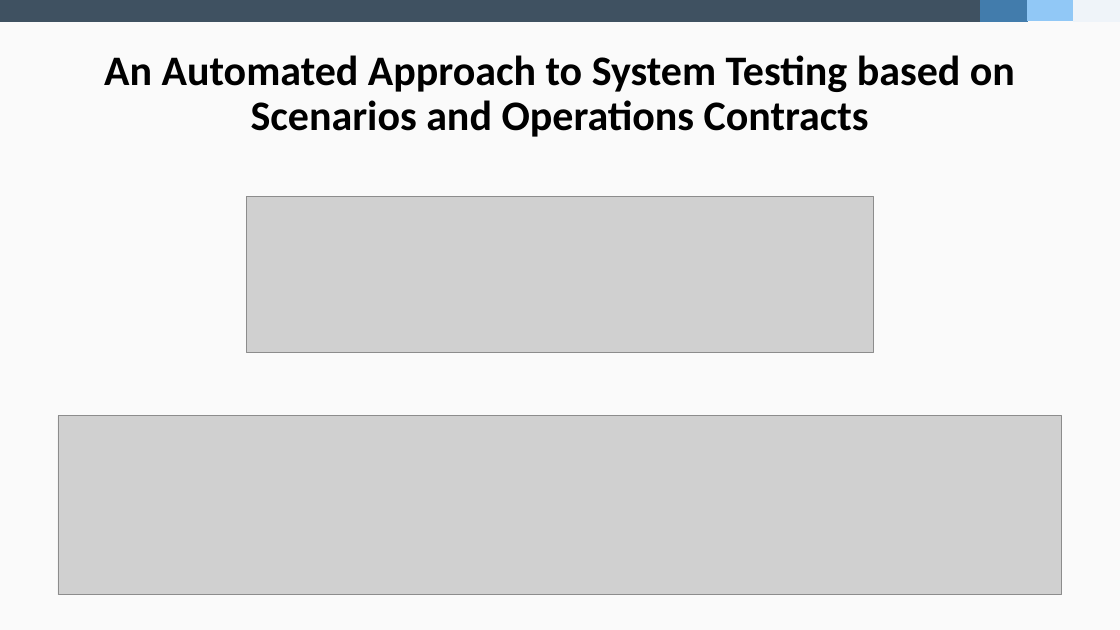
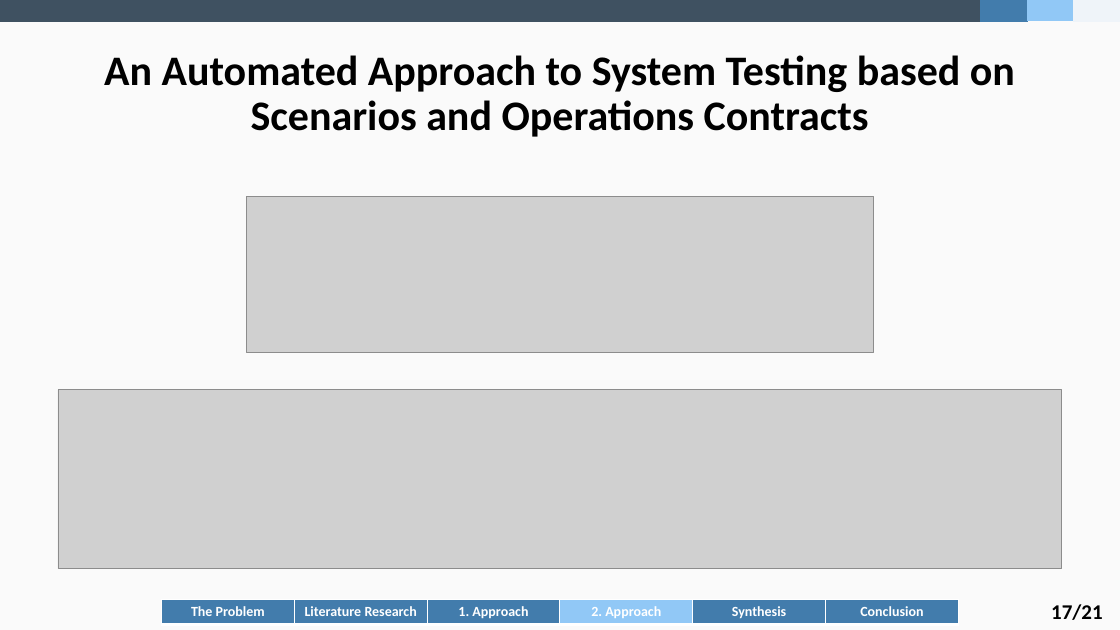
Before and after one commit to fidsusj/SWE-Seminar, a slide deck: slide 19 of doc/Final Presentation F. Hausberger.pptx (slide 18 before the commit). Drawn at 1120x630 pixels with LibreOffice and Linux fonts; fonts in the diff are those of the drawing; grey boxes stand for pictures. Boxes give left, top, right and bottom in pixels: in the first picture for what was removed or moved away, otherwise in the second. Text is boxed around its words. In the diff, an @@ line names an element or a change of style, - is before the commit and + after.

```diff
--- a/doc/Final Presentation F. Hausberger.pptx
+++ b/doc/Final Presentation F. Hausberger.pptx
@@ picture: place and size @@
-picture at <box>58,416,1062,595</box>
+picture at <box>58,390,1062,569</box>
@@ table added at <box>161,599,958,624</box>, 1 rows, 6 columns @@
+The Problem | Literature Research | 1. Approach | 2. Approach | Synthesis | Conclusion
@@ text added at <box>1051,604,1103,620</box>, 18 pt, text #000000, bold @@
+17/21
```
Also in this commit, not shown: 22 other slides changed, 1 slide added.
